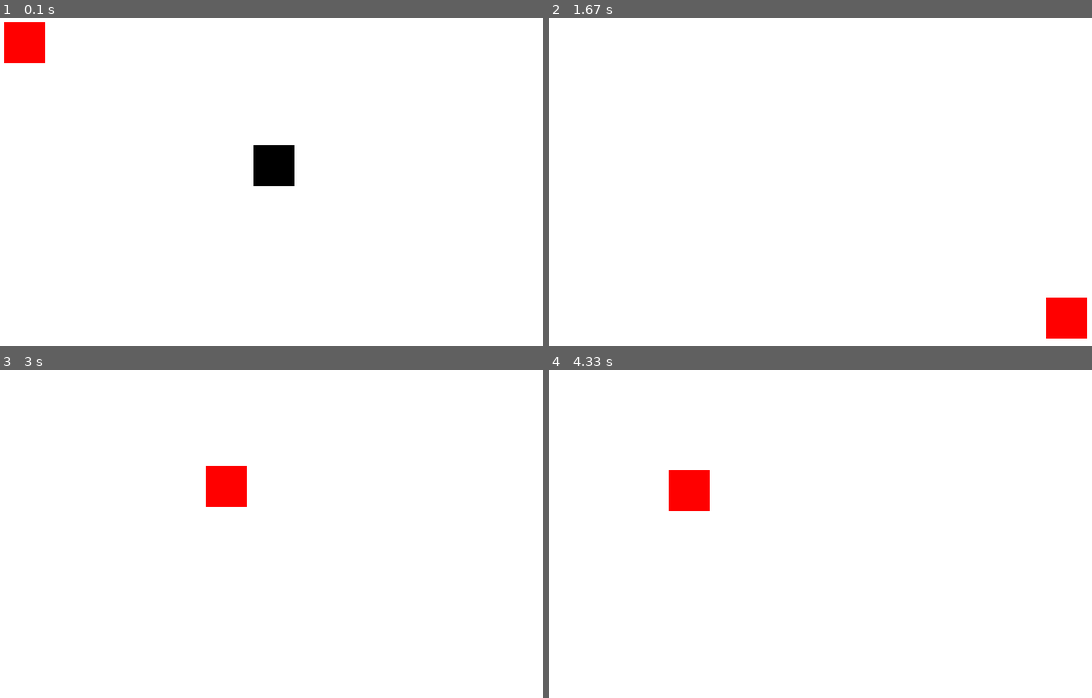
Above: before the commit, frames 1-4 (two rows, left to right).
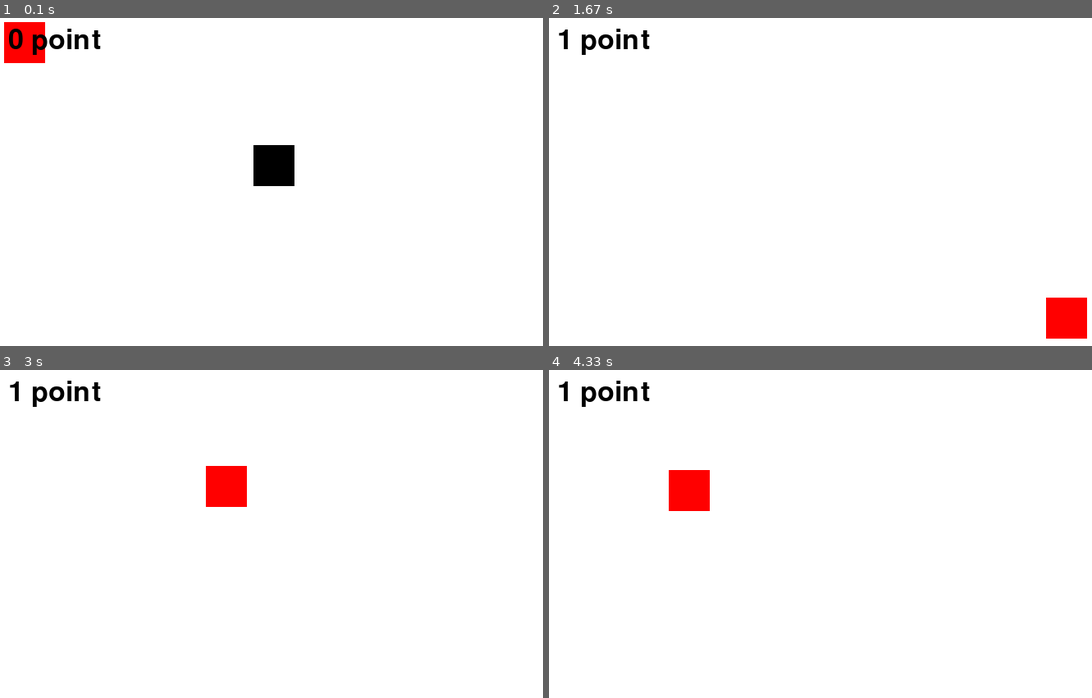
Above: after the commit, the same moments.

Repository: CodingAPE-Shawn/AE402-Python
Game: pygame game, started from collide.py
The game is run twice, just before and just after one commit, with the same random seed, the same clock (stepped at 60 frames per second) and the same inputs.
Inputs (mouse positions are in pixels of both pictures, inside the frame that each line leads up to):
- Up to frame 1 (0.1 s): no input
- Up to frame 2 (1.67 s): click (836, 182) at 0.38 s; click (836, 201) at 0.72 s; click (657, 132) at 1.05 s; click (1048, 296) at 1.38 s
- Up to frame 3 (3 s): click (298, 422) at 1.72 s; click (260, 619) at 2.05 s; click (266, 478) at 2.38 s; click (206, 465) at 2.72 s
- Up to frame 4 (4.33 s): click (988, 504) at 3.05 s; click (1015, 527) at 3.38 s; click (956, 474) at 3.72 s; click (668, 468) at 4.05 s

The runs differ from the first frame. In frame 1, 0.5% of the frame differs, in the area x 1-19%, y 3-12%; in frame 2, 0.4%; in frame 3, 0.4%; in frame 4, 0.4%.

Commit message:
第六堂 課堂實作 碰撞遊戲(1對1，撞擊後分數會增加)

Diff:
--- a/collide.py
+++ b/collide.py
@@ -1,3 +1,6 @@
+"""
+碰撞 -- 一對一
+"""
 import pygame
 import random
 
@@ -16,14 +19,17 @@
 player_y = 0
 player_w = 50
 player_h = 50
-
 # block的初始位置
 block_w = 50
 block_h = 50
 block_x = random.randrange(screen_width-block_w)
 block_y = random.randrange(screen_height-block_h)
-
+# 判斷有無撞到的布林變數
 collision = False
+# 分數
+score = 0
+# font物件
+font = pygame.font.Font(None, 50)
 
 done = False
 
@@ -33,28 +39,33 @@
     for event in pygame.event.get():
         if event.type == pygame.QUIT:
             done = True
-
     # 判斷是否碰撞到了
     xin = block_x<=player_x<=block_x+block_w or block_x<=player_x+player_w<=block_x+block_w
     yin = block_y<=player_y<=block_y+block_h or block_y<=player_y+player_h<=block_y+block_h
     if  xin and yin and not collision:
         collision = True
+        score += 1
 
+    # 清除視窗畫面
     screen.fill(WHITE)
 
-    # 取得滑鼠座標
+    # 取得滑鼠座標 (list of (x,y))
     pos = pygame.mouse.get_pos()
-
-    # 畫出player
+    # 畫出player & block
     player_x = pos[0]
     player_y = pos[1]
-    pygame.draw.rect(screen,RED,[player_x,player_y,player_w,player_h])
+    pygame.draw.rect(screen, RED, [player_x, player_y, player_w, player_h])
+    if not collision:
+        pygame.draw.rect(screen, BLACK, [block_x, block_y, block_w, block_h])
 
-    # 如果沒有碰撞劃出block方塊
-    if not collision:
-        pygame.draw.rect(screen,BLACK,[block_x,block_y,block_w,block_h])
+    # 顯示分數
+    message = str(score)+' point'
+    text = font.render(message, 10, BLACK)
+    screen.blit(text, (10,10))
 
+    # 新畫面更新
     pygame.display.flip()
+
+    # 一秒60個frame
     clock.tick(60)
-
 pygame.quit()
